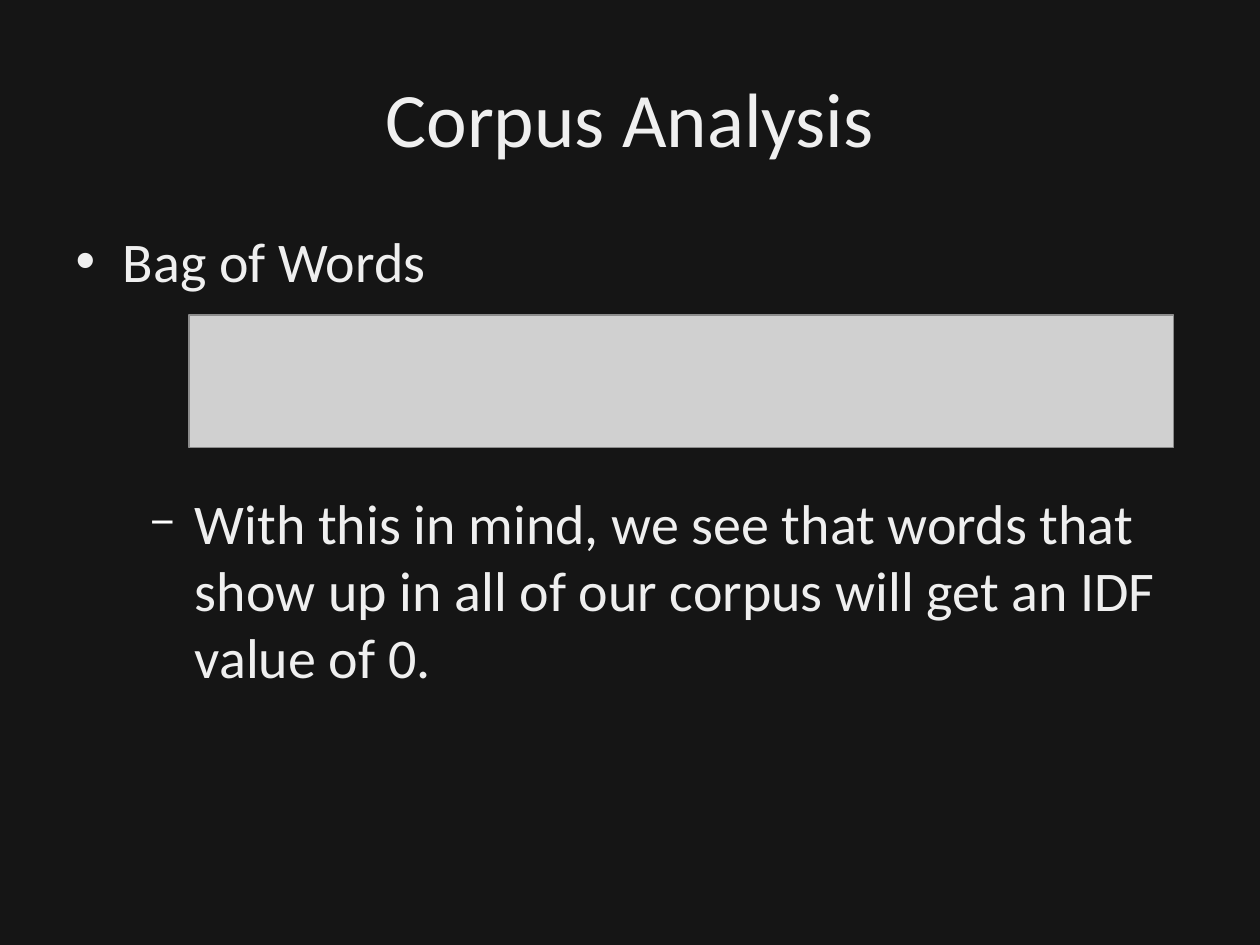
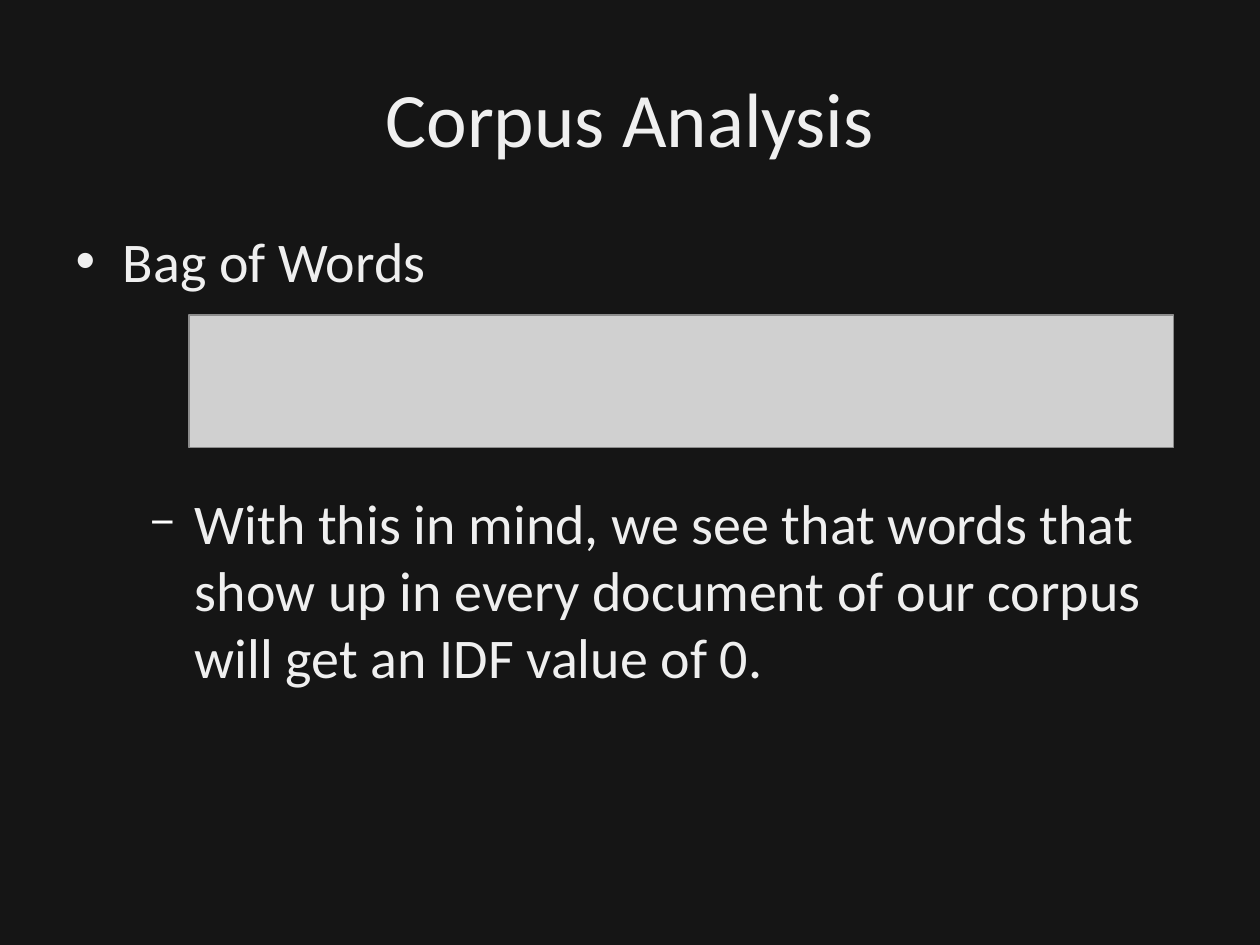
Before and after one commit to dbowmans46/PracticalProgramming, a slide deck: slide 66 of Session 7 - Python/Instructional Material/Session 7 - Python Brief Intro to NLP.odp (slide 65 before the commit). Drawn at 1260x945 pixels with LibreOffice and Linux fonts; fonts in the diff are those of the drawing; grey boxes stand for pictures; background and template pictures are left out; a plain dark background stands for a picture behind light text. Boxes give left, top, right and bottom in pixels: in the first picture for what was removed or moved away, otherwise in the second. Text is boxed around its words. In the diff, an @@ line names an element or a change of style, - is before the commit and + after.

Commit message:
Clarified equation variables.  Fixed words to tokens in features of data set.

```diff
--- a/Session 7 - Python/Instructional Material/Session 7 - Python Brief Intro to NLP.odp
+++ b/Session 7 - Python/Instructional Material/Session 7 - Python Brief Intro to NLP.odp
@@ text at (195, 505, 1141, 688): text changed @@
-  − With this in mind, we see that words that show up in all of our corpus will get an IDF value of 0.
+  − With this in mind, we see that words that show up in every document of our corpus will get an IDF value of 0.
```
Also in this commit, not shown: 6 other slides changed, 1 slide added.
